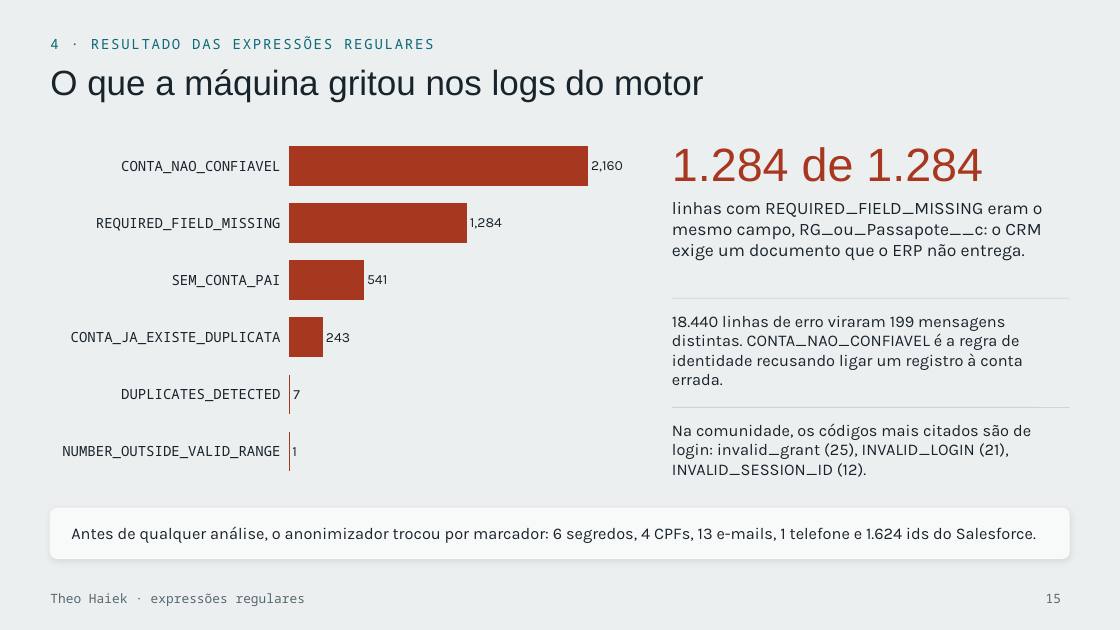
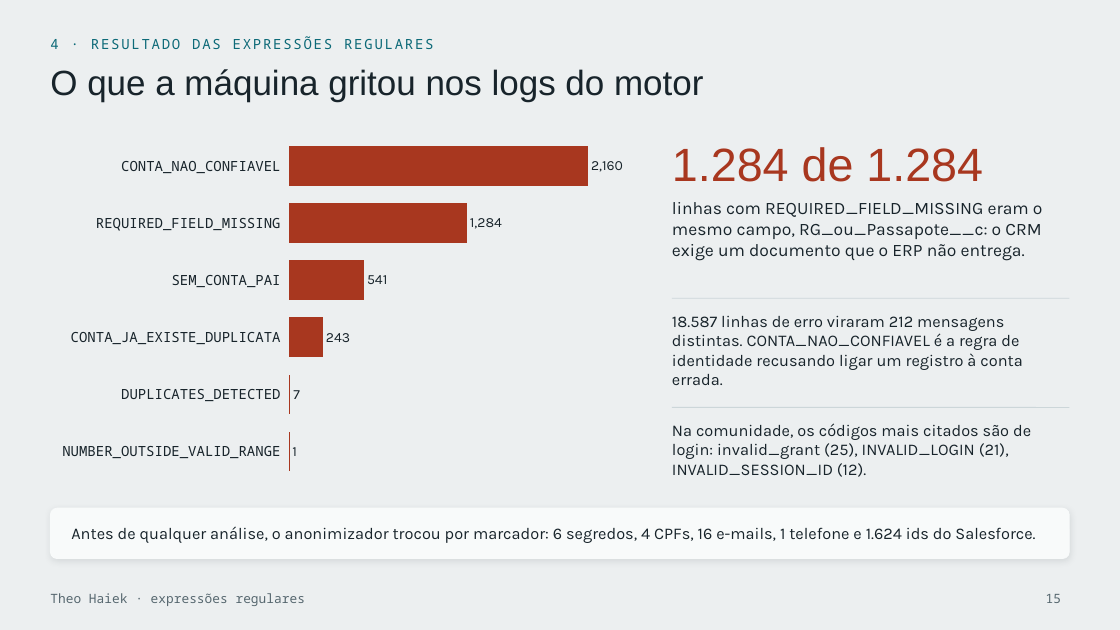
Before and after one commit to V1nisio/Project-elo, a slide deck: slide 15 of apresentacao/etapa1-elo.pptx. Drawn at 1120x630 pixels with LibreOffice and Linux fonts; fonts in the diff are those of the drawing. Boxes give left, top, right and bottom in pixels: in the first picture for what was removed or moved away, otherwise in the second. Text is boxed around its words. In the diff, an @@ line names an element or a change of style, - is before the commit and + after.

```diff
--- a/apresentacao/etapa1-elo.pptx
+++ b/apresentacao/etapa1-elo.pptx
@@ text at bbox=[672, 316, 1022, 385]: text changed @@
-18.440 linhas de erro viraram 199 mensagens distintas. CONTA_NAO_CONFIAVEL é a regra de identidade recusando ligar um registro à conta errada.
+18.587 linhas de erro viraram 212 mensagens distintas. CONTA_NAO_CONFIAVEL é a regra de identidade recusando ligar um registro à conta errada.
@@ text at bbox=[71, 526, 1035, 543]: text changed @@
-Antes de qualquer análise, o anonimizador trocou por marcador: 6 segredos, 4 CPFs, 13 e-mails, 1 telefone e 1.624 ids do Salesforce.
+Antes de qualquer análise, o anonimizador trocou por marcador: 6 segredos, 4 CPFs, 16 e-mails, 1 telefone e 1.624 ids do Salesforce.
```
Also in this commit, not shown: 2 other slides changed, 2 other files.
